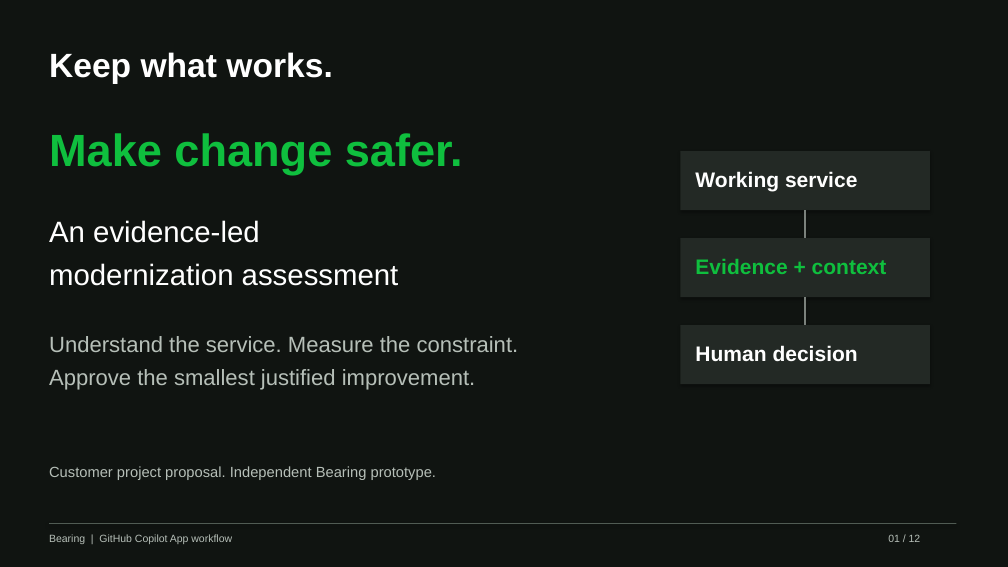
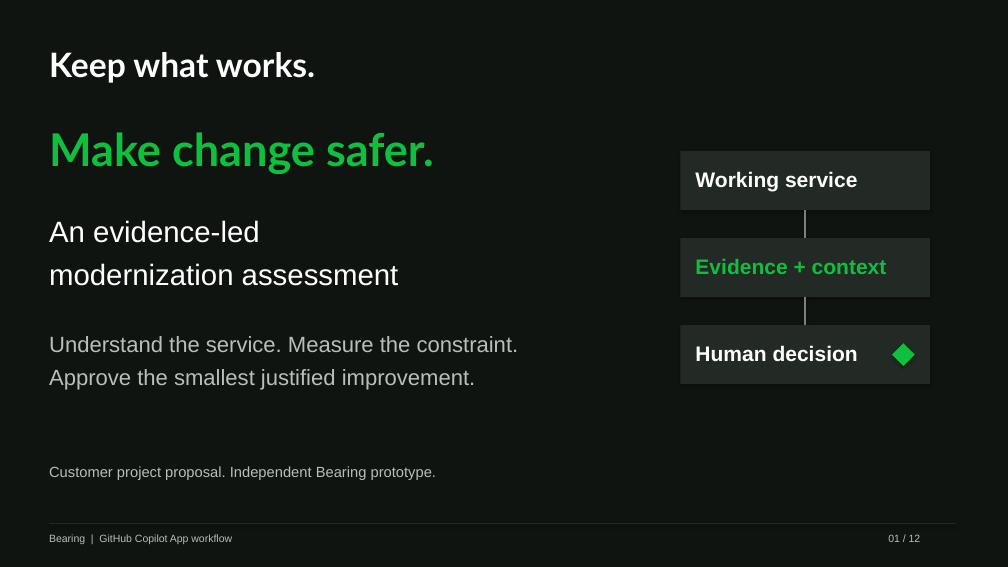
Before and after one commit to eltyagi/bearingV2, a slide deck: slide 1 of submission/modernization-assessment.pptx. Drawn at 1008x567 pixels with LibreOffice and Linux fonts; fonts in the diff are those of the drawing. Boxes give left, top, right and bottom in pixels: in the first picture for what was removed or moved away, otherwise in the second. Text is boxed around its words. In the diff, an @@ line names an element or a change of style, - is before the commit and + after.

```diff
--- a/submission/modernization-assessment.pptx
+++ b/submission/modernization-assessment.pptx
@@ text "Keep what works." at bbox=[49, 52, 315, 83]: font Arial to Lato @@
@@ text "Make change safer." at bbox=[49, 132, 434, 174]: font Arial to Lato @@
@@ diamond added at bbox=[892, 343, 915, 366], fill #0FBF3E @@
@@ rectangle at bbox=[49, 523, 957, 524]: fill #505B53 to #232925 @@
```
Also in this commit, not shown: 11 other slides changed, 1 other file.
